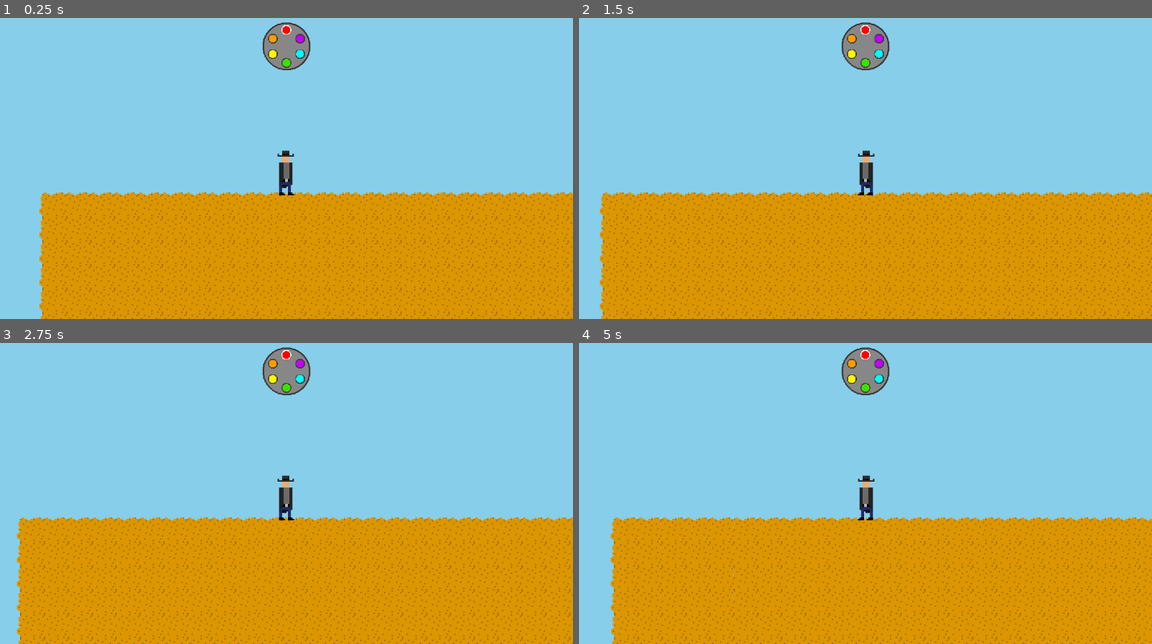
Above: before the commit, frames 1-4 (two rows, left to right).
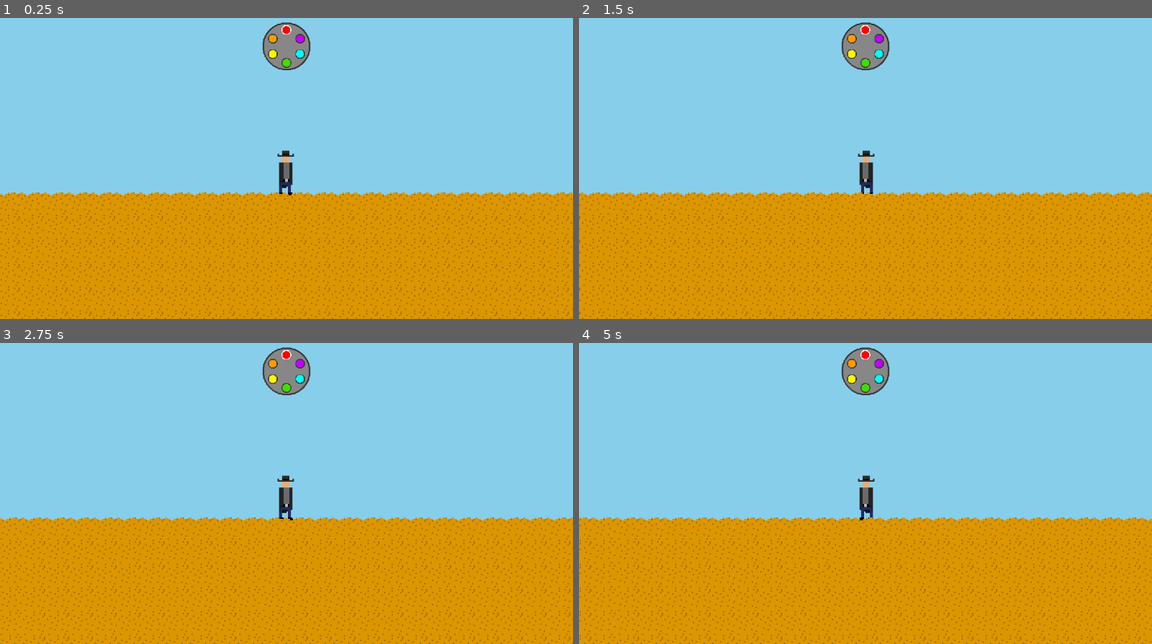
Above: after the commit, the same moments.

Repository: kedrickfudala/One-Button-Game-Jam
Game: Godot game, scene res://src/levels/world.tscn
Two runs of this game, one before a commit and one after it. Both use one fixed random seed, a clock stepped at 60 frames per second and the inputs below.
Inputs (mouse positions are in pixels of both pictures, inside the frame that each line leads up to):
- Up to frame 1 (0.25 s): no input
- Up to frame 2 (1.5 s): tap Enter (ui_accept) at 0.5, 0.77 s; move the mouse to (991, 141) at 0.52 s; move the mouse to (750, 174) at 1.27 s
- Up to frame 3 (2.75 s): tap Enter (ui_accept) at 1.52 s; move the mouse to (343, 412) at 2.02 s
- Up to frame 4 (5 s): move the mouse to (836, 547) at 2.77 s; tap Enter (ui_accept) at 3.02, 3.77, 4.52 s; move the mouse to (1037, 532) at 3.52 s; move the mouse to (693, 436) at 4.27 s

The runs differ from the first frame. In frame 1, 3.0% of the frame differs, in the area x 0-52%, y 57-100%; in frame 2, 1.7%; in frame 3, 1.4%; in frame 4, 2.5%.

Commit message:
updated map despawning

Diff:
--- a/project.godot
+++ b/project.godot
@@ -25,6 +25,8 @@
 2d_physics/layer_2="player"
 2d_physics/layer_3="player_attacks"
 2d_physics/layer_4="enemies"
+2d_physics/layer_5="map_detect"
+2d_physics/layer_6="map_area"
 
 [rendering]
 
--- a/src/enemy.gd
+++ b/src/enemy.gd
@@ -7,6 +7,7 @@
 @onready var hitbox : Object = $HitboxArea/Hitbox
 
 @onready var facing_direction : int = 0
+@onready var speed : int = 5
 
 func _ready():
 	pass
@@ -14,5 +15,9 @@
 func _physics_process(delta):
 	pass
 
+func move():
+	velocity = Vector2(speed * facing_direction, 0)
+	move_and_slide()
+
 func die():
 	self.queue_free()
--- a/src/enemy.tscn
+++ b/src/enemy.tscn
@@ -27,6 +27,8 @@
 shape = SubResource("RectangleShape2D_4uw1y")
 
 [node name="HitboxArea" type="Area2D" parent="."]
+collision_layer = 8
+collision_mask = 2
 
 [node name="Hitbox" type="CollisionShape2D" parent="HitboxArea"]
 position = Vector2(5, -15)
--- /dev/null
+++ b/src/levels/map_segment.gd
@@ -0,0 +1,17 @@
+extends Node2D
+class_name MapSegment
+
+@onready var near_player : bool = true
+
+func _process(delta):
+	if !near_player:
+		destroy_segment()
+
+func destroy_segment():
+	self.queue_free()
+
+func _on_map_area_area_entered(_area):
+	near_player = true
+
+func _on_map_area_area_exited(_area):
+	near_player = false
--- a/src/levels/map_segment.tscn
+++ b/src/levels/map_segment.tscn
@@ -1,5 +1,6 @@
-[gd_scene load_steps=4 format=3 uid="uid://dvhi2itpidbv1"]
+[gd_scene load_steps=6 format=3 uid="uid://dvhi2itpidbv1"]
 
+[ext_resource type="Script" path="res://src/levels/map_segment.gd" id="1_lyycp"]
 [ext_resource type="Texture2D" uid="uid://b5t3mi818ys6f" path="res://assets/sprites/SandTileset.png" id="1_w8xvw"]
 
 [sub_resource type="TileSetAtlasSource" id="TileSetAtlasSource_6vqlt"]
@@ -13,10 +14,25 @@
 [sub_resource type="TileSet" id="TileSet_fol65"]
 sources/0 = SubResource("TileSetAtlasSource_6vqlt")
 
+[sub_resource type="RectangleShape2D" id="RectangleShape2D_j1bjb"]
+size = Vector2(320, 960)
+
 [node name="MapSegment" type="Node2D"]
+z_index = 8
+script = ExtResource("1_lyycp")
 
 [node name="TileMap" type="TileMap" parent="."]
 modulate = Color(0.862745, 0.588235, 0, 1)
 tile_set = SubResource("TileSet_fol65")
 format = 2
 layer_0/tile_data = PackedInt32Array(0, 0, 0, 1, 0, 0, 2, 0, 0, 3, 0, 0, 4, 0, 0, 6, 0, 0, 5, 0, 0, 7, 0, 0, 9, 0, 0, 6 …(8537 unchanged characters)…
+
+[node name="MapArea" type="Area2D" parent="."]
+collision_layer = 32
+collision_mask = 16
+
+[node name="CollisionShape2D" type="CollisionShape2D" parent="MapArea"]
+shape = SubResource("RectangleShape2D_j1bjb")
+
+[connection signal="area_entered" from="MapArea" to="." method="_on_map_area_area_entered"]
+[connection signal="area_exited" from="MapArea" to="." method="_on_map_area_area_exited"]
--- a/src/levels/world.gd
+++ b/src/levels/world.gd
@@ -6,9 +6,10 @@
 
 func _ready():
 	RenderingServer.set_default_clear_color(Color.SKY_BLUE)
+	spawn_player()
 	spawn_map(0)
 	spawn_map(1)
-	spawn_player()
+	spawn_map(-1)
 
 func _process(delta):
 	pass
--- a/src/player.gd
+++ b/src/player.gd
@@ -3,7 +3,7 @@
 
 @onready var sprite : Object = $Sprite2D
 @onready var input_timer : Object = $InputTimer
-@onready var map_area : Object = $MapArea
+@onready var map_detect : Object = $MapDetect
 @onready var animation_player : Object = $AnimationPlayer
 @onready var enemy_spawner1 : Object = $EnemySpawner1
 @onready var enemy_spawner2 : Object = $EnemySpawner2
@@ -12,18 +12,17 @@
 @onready var chamber = ["RED", "ORANGE", "YELLOW", "GREEN", "BLUE", "PURPLE"]
 @onready var chamber_slot : float = 0.0
 @onready var chamber_spin : float = 0.0
-@onready var temp_spin : float = 0.0
 
 @onready var hearts : int = 3
 @onready var facing_direction : int = 1
 @onready var speed : int = 15
 
 func _ready():
-	input_timer.wait_time = 0.15
+	input_timer.wait_time = 0.1
 	input_timer.one_shot = true
 
 func _physics_process(delta):
-	take_input(delta)
+	take_input()
 	move()
 	update_animations()
 
@@ -33,7 +32,7 @@
 	print("CSLOT " + str(chamber_slot) + " CSPIN " + str(chamber_spin))
 	print("FIRE " + str(chamber[chamber_slot]))
 
-func take_input(delta):
+func take_input():
 	if get_global_mouse_position().x > self.global_position.x:
 		facing_direction = 1
 	else:
--- a/src/player.tscn
+++ b/src/player.tscn
@@ -29,9 +29,11 @@
 position = Vector2(-0.5, -15)
 shape = SubResource("RectangleShape2D_q1iaq")
 
-[node name="MapArea" type="Area2D" parent="."]
+[node name="MapDetect" type="Area2D" parent="."]
+collision_layer = 16
+collision_mask = 32
 
-[node name="Area2D" type="CollisionShape2D" parent="MapArea"]
+[node name="CollisionShape2D" type="CollisionShape2D" parent="MapDetect"]
 position = Vector2(0, -25)
 shape = SubResource("RectangleShape2D_ciftm")
 
